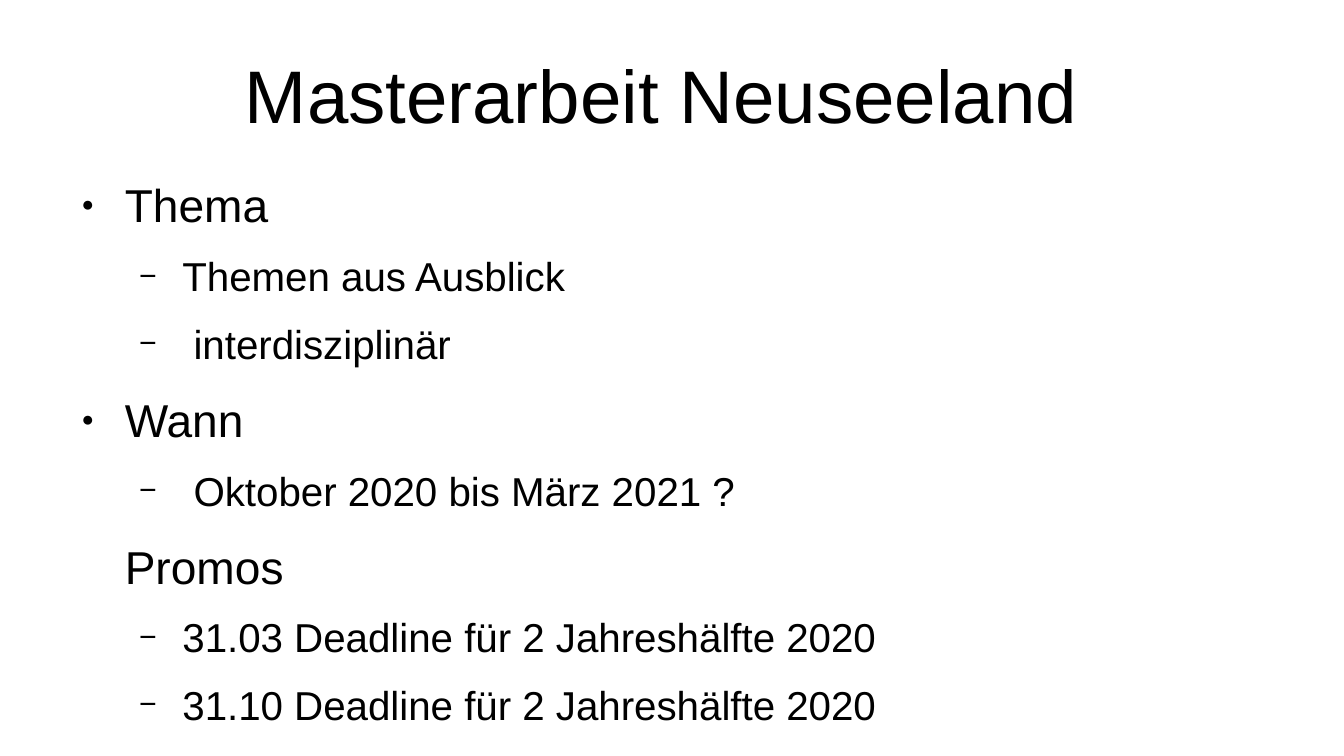
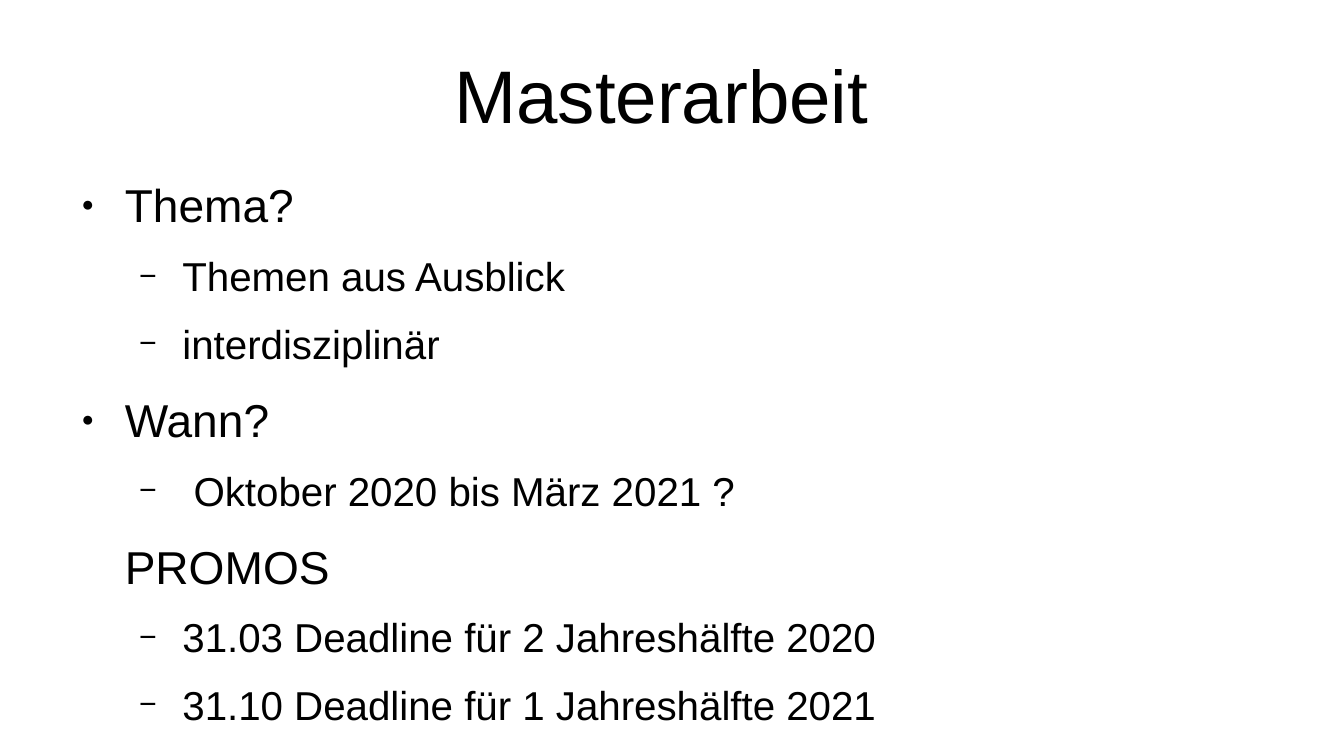
Before and after one commit to wwjbrugger/DCDL_smaller, a slide deck: slide 25 of Zwischenergebnisse/Zwischenergebnisse.odp (slide 23 before the commit). Drawn at 1344x756 pixels with LibreOffice and Linux fonts; fonts in the diff are those of the drawing. Boxes give left, top, right and bottom in pixels: in the first picture for what was removed or moved away, otherwise in the second. Text is boxed around its words. In the diff, an @@ line names an element or a change of style, - is before the commit and + after.

```diff
--- a/Zwischenergebnisse/Zwischenergebnisse.odp
+++ b/Zwischenergebnisse/Zwischenergebnisse.odp
@@ title at [454,69,868,124]: text changed @@
-Masterarbeit Neuseeland
+Masterarbeit
@@ text at [125,188,294,223]: text changed @@
-● Thema
+● Thema?
@@ text at [125,405,269,438]: text changed @@
-● Wann
+● Wann?
@@ text at [125,552,330,585]: text changed @@
-Promos
+PROMOS
@@ text at [182,690,876,721]: text changed @@
-  − 31.10 Deadline für 2 Jahreshälfte 2020
+  − 31.10 Deadline für 1 Jahreshälfte 2021
```
Also in this commit, not shown: 18 other slides changed, 2 slides added, 3 other files.
